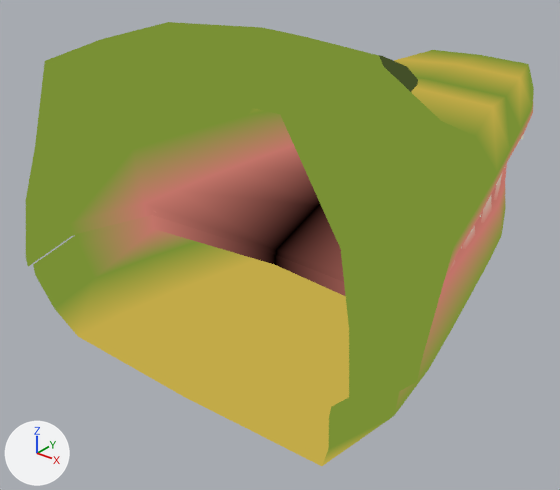
Renders of the glTF model Project/Art/Models/crocodile.glb from each side of a commit.
The view is the same before and after, from a camera (50 mm lens) standing at (5.98, -6.32, 5.02) and looking at (-0.58, 1.88, -0.06). Lighting does not change. The marker at lower left points along +X, +Y and +Z. The older version comes first.

In view in the first picture: 'Croc_Bottom', 'Croc_Top'.
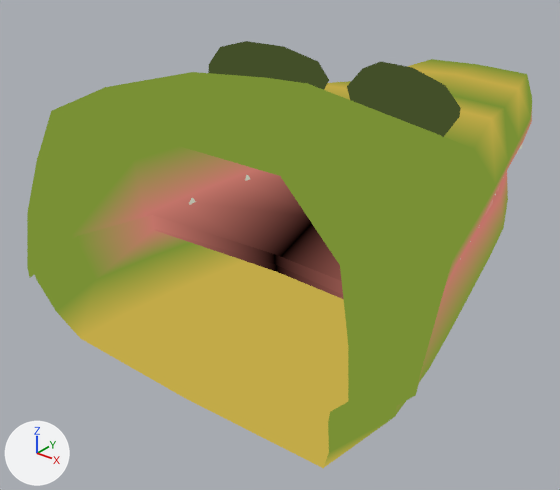
Changed parts and their boxes (x1, y1, x2, y2) in the pictures (560 x 490 px; the box of a moved part takes in the faces that stretch with it):
'Croc_Top', reshaped, moved: before (26, 22, 534, 420); after (27, 41, 532, 434)
'Croc_Bottom', moved, turned: before (33, 164, 507, 466); after (34, 172, 508, 468)
part 1 of me_plane, moved or reshaped: before (379, 55, 418, 92); after (347, 62, 461, 137)
part 2 of me_plane, moved or reshaped (not visible before): after (208, 41, 329, 90)
part 3 of me_plane, moved or reshaped: before (264, 28, 427, 210); after (265, 78, 426, 226)
part 4 of me_plane, moved or reshaped: before (383, 66, 441, 171); after (312, 85, 440, 186)
part 5 of me_plane, moved or reshaped: before (35, 61, 95, 147); after (37, 111, 93, 160)
part 6 of me_plane, moved or reshaped: before (46, 28, 260, 82); after (52, 77, 263, 137)
part 7 of me_plane, moved or reshaped: before (146, 28, 389, 249); after (150, 77, 388, 265)
part 8 of me_plane, moved or reshaped: before (86, 22, 262, 123); after (88, 72, 262, 135)

Edits to the bpy script that builds the scene:
```text
Change me_plane:
    used by ob_croc_top; location = (0.0, 0.0, 0.0)
    remove me_plane.from_pydata(...)  # 317 vertices, 536 faces; spans x -2.9..2.9, y -1.09..7.28, z 0.1..3.34
    add me_plane.from_pydata(...)  # 317 vertices, 536 faces; spans x -2.9..2.9, y -1.09..7.28, z 0.1..3.04
    me_plane part 1: the loose piece of 20 vertices spanning x 0.07..1.4, y 1.86..2.43, z 2.45..2.93 is scaled about its middle by (1.27, 1.73, 1.73), then moved by (0.43, 0.0, -0.07)
    me_plane part 2: the loose piece of 20 vertices spanning x -1.4..-0.07, y 1.86..2.43, z 2.45..2.93 is scaled about its middle by (1.27, 1.73, 1.73), then moved by (-0.39, 0.08, -0.1)
    me_plane part 3: the 1 vertex in x 1.6, y 0.83, z 3.23 is moved by (-0.41, 0.0, -0.41)
    me_plane part 4: all 3 vertices in x 0.0..1.26, y 0.83..1.72, z 2.99..3.34 are moved by (0.0, 0.0, -0.41)
    me_plane part 5: all 2 vertices in x -1.74..-1.73, y -1.01..-0.17, z 3.03..3.14 are moved by (0.0, 0.0, -0.41)
    me_plane part 6: all 2 vertices in x 0.0, y -1.05..-0.17, z 3.06..3.25 are moved by (0.0, 0.0, -0.41)
    me_plane part 7: all 2 vertices in x 1.73..1.74, y -1.01..-0.17, z 3.03..3.14 are moved by (0.0, 0.0, -0.41)
    me_plane part 8: the 1 vertex in x -1.6, y 0.83, z 3.23 is moved by (0.41, 0.0, -0.41)
    other edits to the shape of me_plane do not show in these pictures
Change ob_croc_top:
    ob_croc_top.location: (0.0, 0.0, 0.0) -> (0.0, 0.0, -0.17)
Change ob_croc_bottom:
    ob_croc_bottom.location: (0.0, 0.0, 0.0) -> (0.0, 0.0, 0.15)
    ob_croc_bottom.rotation_euler: (0.0, 0.0, 0.0) -> (0.0327, -0.00168, -0.00232)  # degrees (0, 0, 0) -> degrees (1.9, -0.1, -0.1)
```
